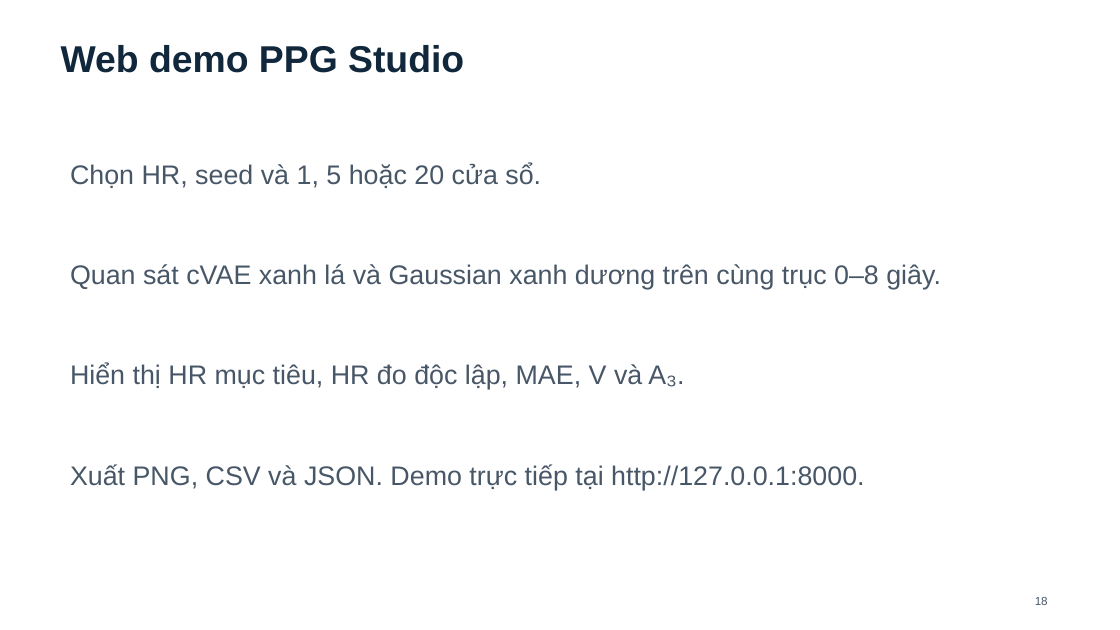
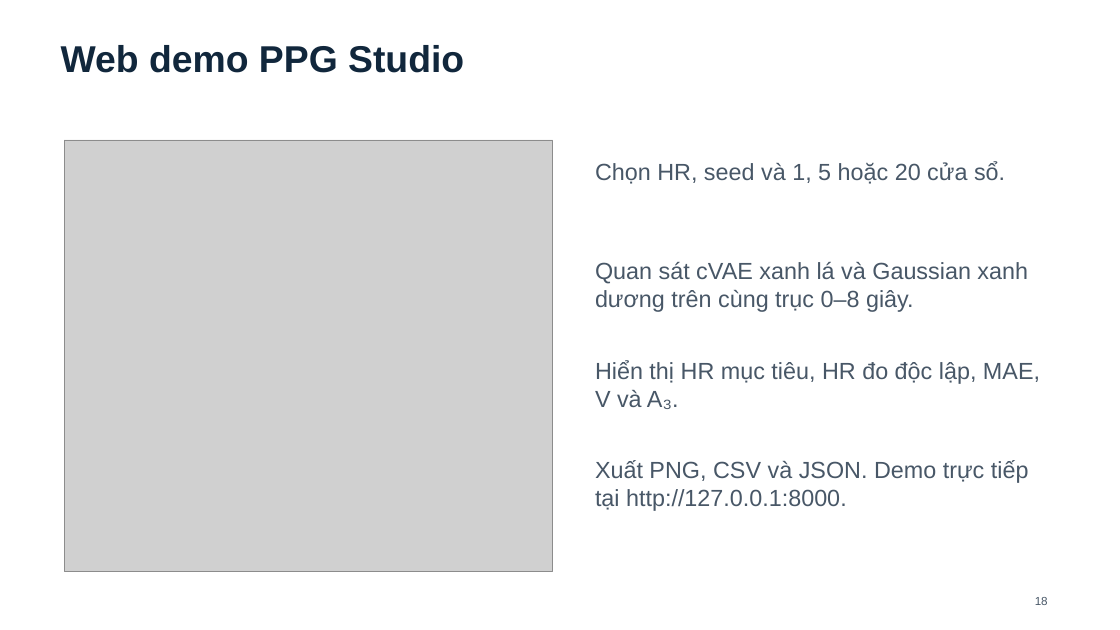
Before and after one commit to PhDQuang/AIoT-PhamDangQuang_23110143, a slide deck: slide 18 of reports/PhamDangQuang_final.pptx. Drawn at 1120x630 pixels with LibreOffice and Linux fonts; fonts in the diff are those of the drawing; grey boxes stand for pictures. Boxes give left, top, right and bottom in pixels: in the first picture for what was removed or moved away, otherwise in the second. Text is boxed around its words. In the diff, an @@ line names an element or a change of style, - is before the commit and + after.

Commit message:
Include actual web demo screenshot and reproducible LMS package helper

```diff
--- a/reports/PhamDangQuang_final.pptx
+++ b/reports/PhamDangQuang_final.pptx
@@ picture added at (64, 140, 552, 572) @@
@@ text "Chọn HR, seed và 1, ...": place and size @@
-text "Chọn HR, seed và 1, ..." at (70, 163, 541, 188)
+text "Chọn HR, seed và 1, ..." at (595, 162, 1005, 184)
@@ text "Quan sát cVAE xanh lá ...": place and size @@
-text "Quan sát cVAE xanh lá ..." at (70, 264, 941, 289)
+text "Quan sát cVAE xanh lá ..." at (595, 262, 1028, 312)
@@ text "Hiển thị HR mục tiêu, ...": place and size @@
-text "Hiển thị HR mục tiêu, ..." at (70, 364, 684, 390)
+text "Hiển thị HR mục tiêu, ..." at (595, 360, 1040, 409)
@@ size 23 to 20 pt in 4 elements at (595, 162, 1005, 184), (595, 262, 1028, 312), (595, 360, 1040, 409), (595, 460, 1029, 511) @@
@@ text "Xuất PNG, CSV và JSON. ...": place and size @@
-text "Xuất PNG, CSV và JSON. ..." at (70, 464, 864, 490)
+text "Xuất PNG, CSV và JSON. ..." at (595, 460, 1029, 511)
```
Also in this commit, not shown: 5 other files.
